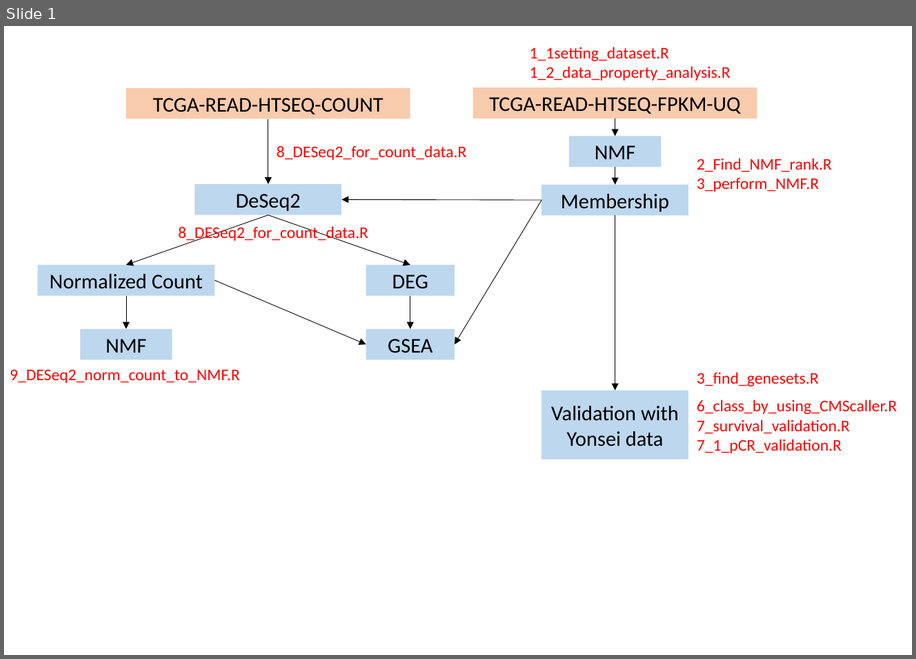
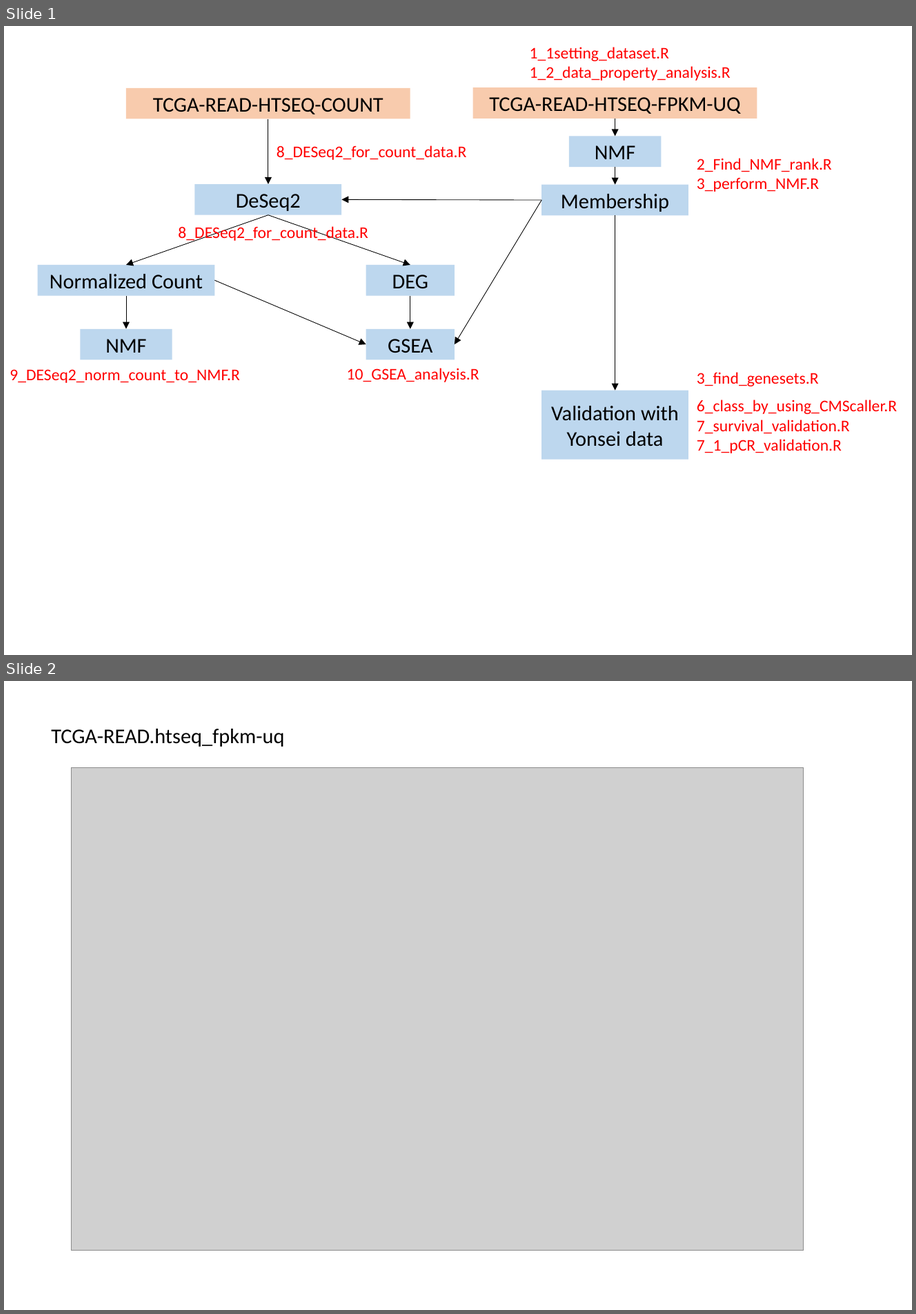
Before and after one commit to leeym950/NMF_Rectal_Cancer, a slide deck: Introduction.pptx. Shown one above the other, each under a label of ours: slide 1 before the commit, slides 1 and 2 after it. The pictures are 916x659 and 916x1314 pixels, drawn with LibreOffice and Linux fonts; fonts in the diff are those of the drawing; grey boxes stand for pictures. Boxes give left, top, right and bottom in pixels: in the first picture for what was removed or moved away, otherwise in the second. Text is boxed around its words. In the diff, an @@ line names an element or a change of style, - is before the commit and + after.

```diff
--- a/Introduction.pptx
+++ b/Introduction.pptx
@@ slide 2 added at <box>4,681,912,1310</box>, background #FFFFFF @@
@@ text added at <box>51,729,284,747</box>, 18 pt, text #000000 @@
+TCGA-READ.htseq_fpkm-uq
@@ picture added at <box>71,767,804,1250</box> @@
@@ slide 1 changed as well @@
@@ text added at <box>347,368,479,382</box>, 14 pt, text #FF0000 @@
+10_GSEA_analysis.R
```
Also in this commit, not shown: 17 other slides added.
